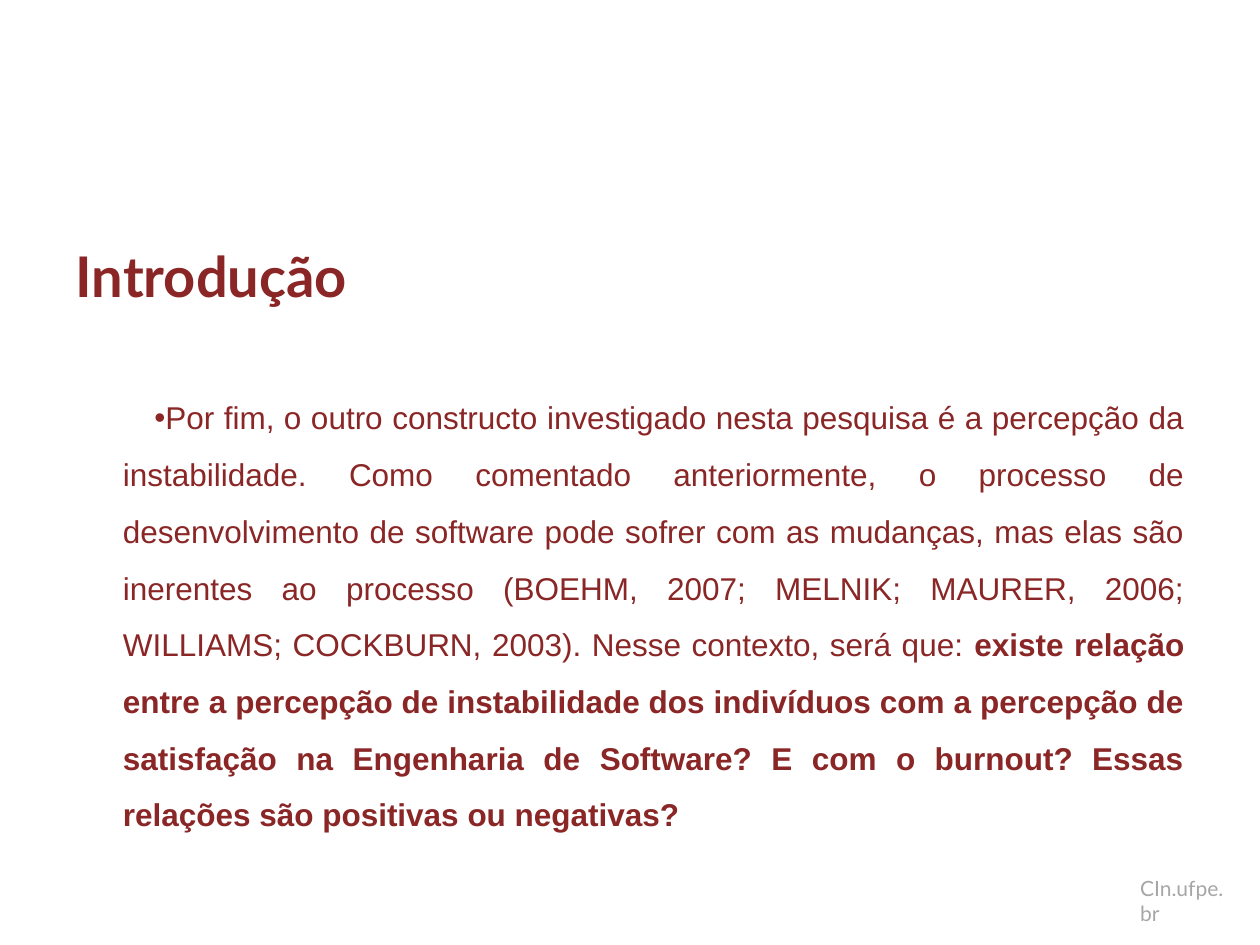
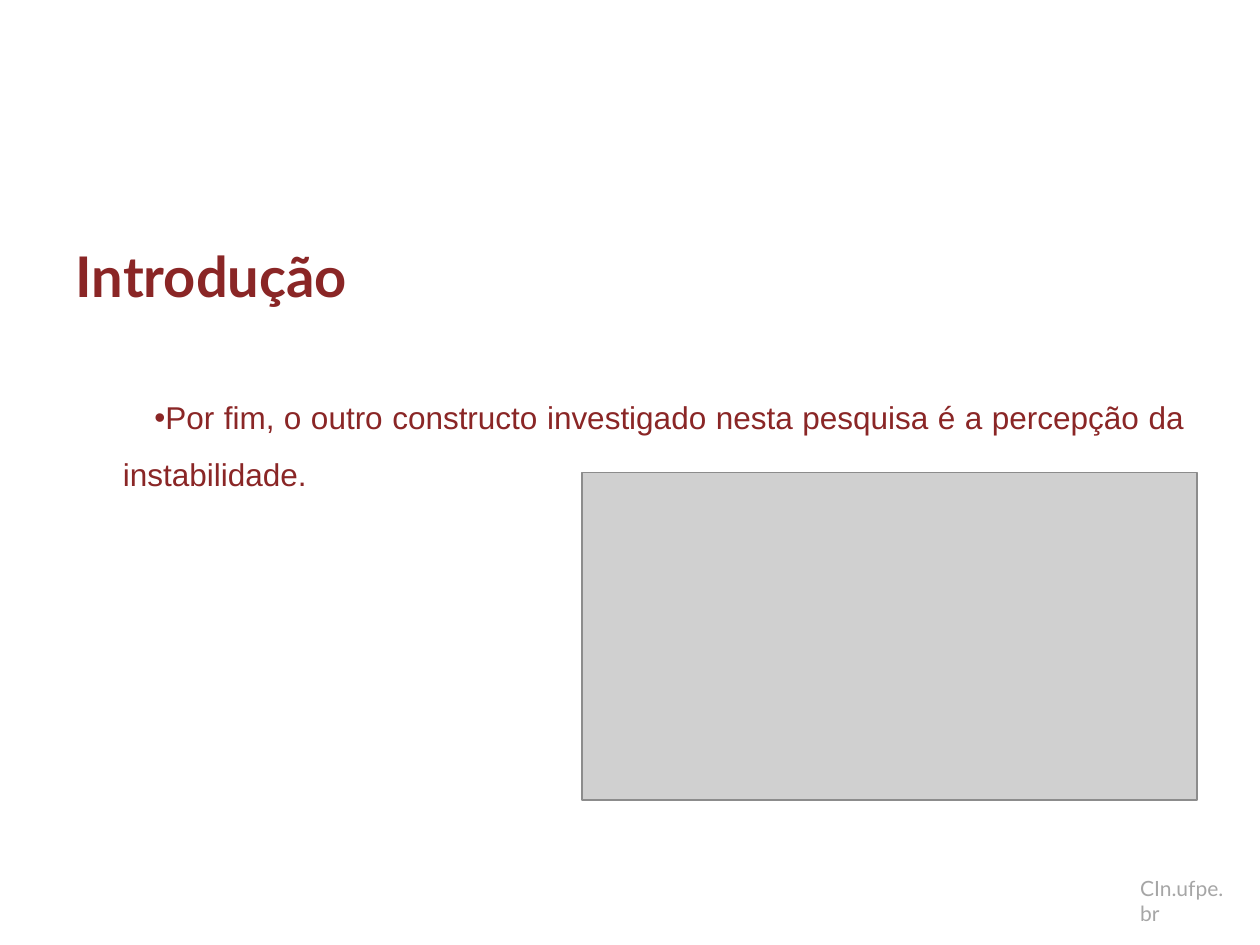
Before and after one commit to dan1lo/doutoradoR, a slide deck: slide 14 of apresentacao doutorado.pptx (slide 13 before the commit). Drawn at 1260x945 pixels with LibreOffice and Linux fonts; fonts in the diff are those of the drawing; grey boxes stand for pictures; background and template pictures are left out. Boxes give left, top, right and bottom in pixels: in the first picture for what was removed or moved away, otherwise in the second. Text is boxed around its words. In the diff, an @@ line names an element or a change of style, - is before the commit and + after.

Commit message:
introdução ajeitada
Introdução com todas as imagens adicionadas

```diff
--- a/apresentacao doutorado.pptx
+++ b/apresentacao doutorado.pptx
@@ text at [123,405,1184,487]: text changed @@
-• Por fim, o outro constructo investigado nesta pesquisa é a percepção da instabilidade. Como comentado anteriormente, o processo de desenvolvimento de software pode sofrer com as mudanças, mas elas são inerentes ao processo (BOEHM, 2007; MELNIK; MAURER, 2006; WILLIAMS; COCKBURN, 2003). Nesse contexto, será que: existe relação entre a percepção de instabilidade dos indivíduos com a percepção de satisfação na Engenharia de Software? E com o burnout? Essas relações são positivas ou negativas?
+• Por fim, o outro constructo investigado nesta pesquisa é a percepção da instabilidade.
@@ picture added at [582,472,1197,800] @@
```
Also in this commit, not shown: 17 other slides changed, 4 slides added, 1 slide removed.
